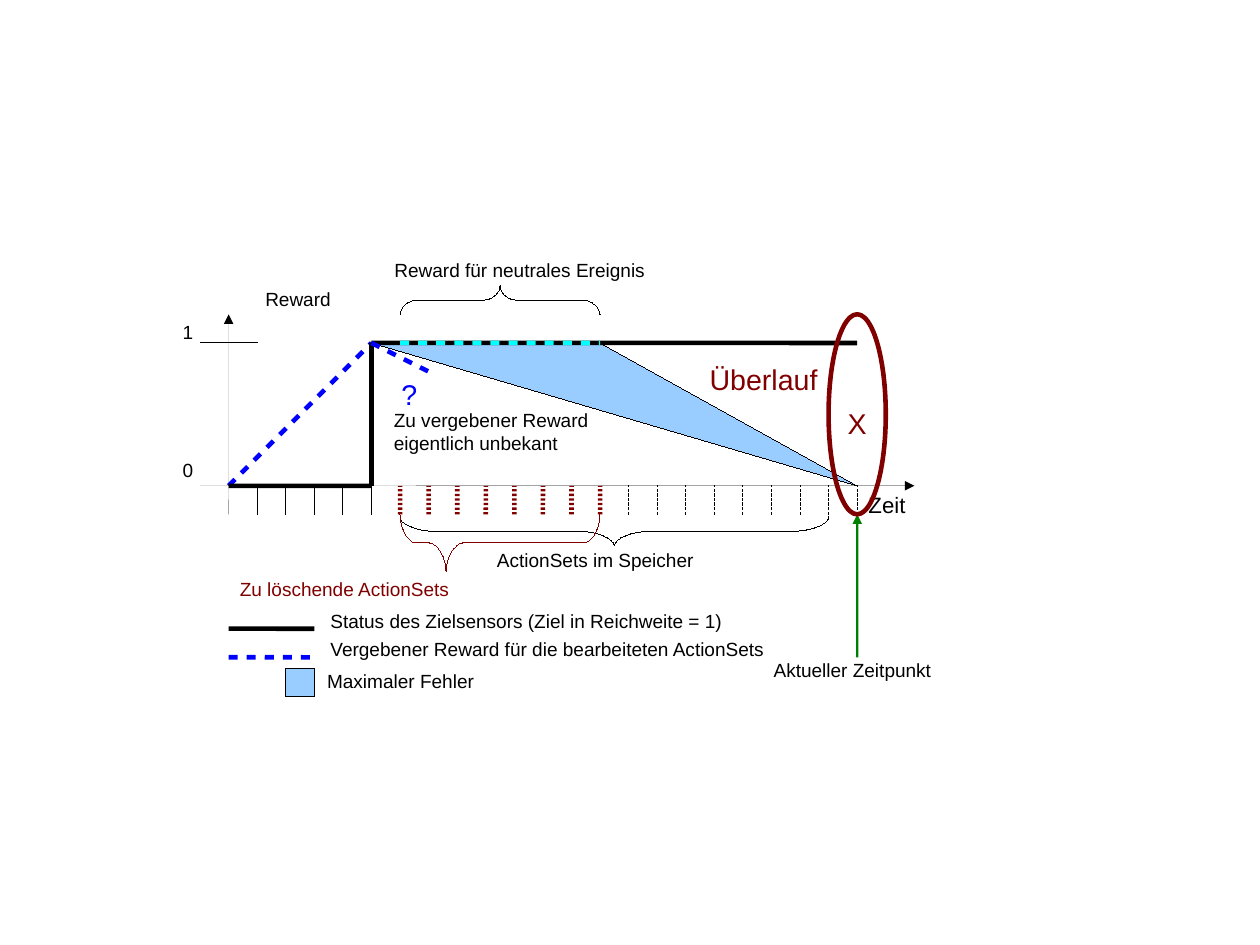
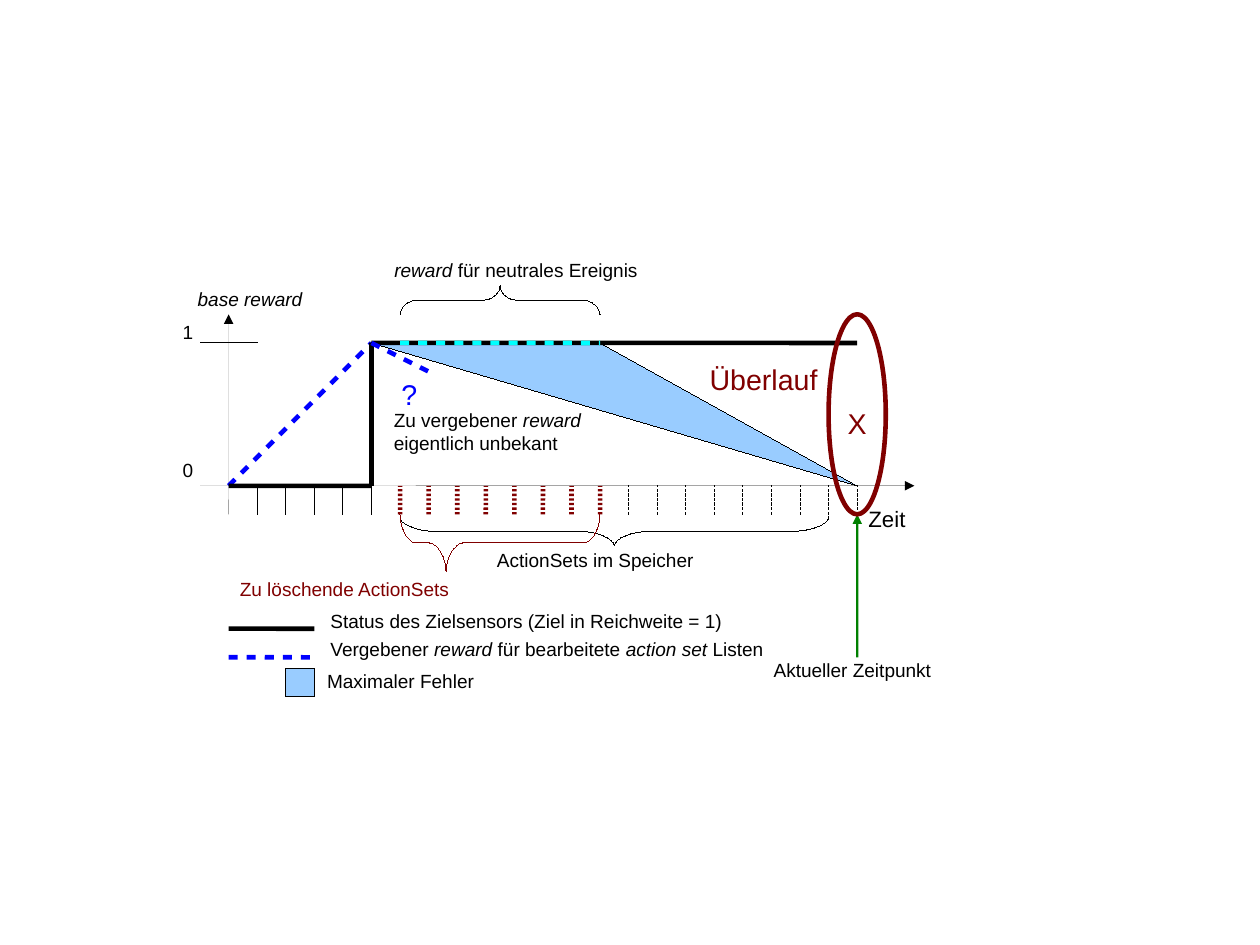
Before and after one commit to ClemensLode/Master-Thesis, a slide deck: slide 11 of graphics/graphics_diplomarbeit.odp. Drawn at 1260x945 pixels with LibreOffice and Linux fonts; fonts in the diff are those of the drawing. Boxes give left, top, right and bottom in pixels: in the first picture for what was removed or moved away, otherwise in the second. Text is boxed around its words. In the diff, an @@ line names an element or a change of style, - is before the commit and + after.

```diff
--- a/graphics/graphics_diplomarbeit.odp
+++ b/graphics/graphics_diplomarbeit.odp
@@ text at [394,263,638,281]: text changed @@
-Reward für neutrales Ereignis
+reward für neutrales Ereignis
@@ text at [198,292,302,307]: text changed; italic on @@
-Reward
+base reward
@@ text at [394,413,581,431]: text changed @@
-Zu vergebener Reward
+Zu vergebener reward
@@ text "Zeit": place and size @@
-text "Zeit" at [868,495,905,514]
+text "Zeit" at [868,510,905,528]
@@ text at [330,642,764,660]: text changed @@
-Vergebener Reward für die bearbeiteten ActionSets
+Vergebener reward für bearbeitete action set Listen
```
Also in this commit, not shown: 9 other slides changed, 5 slides added, 1 slide removed, 24 other files.
